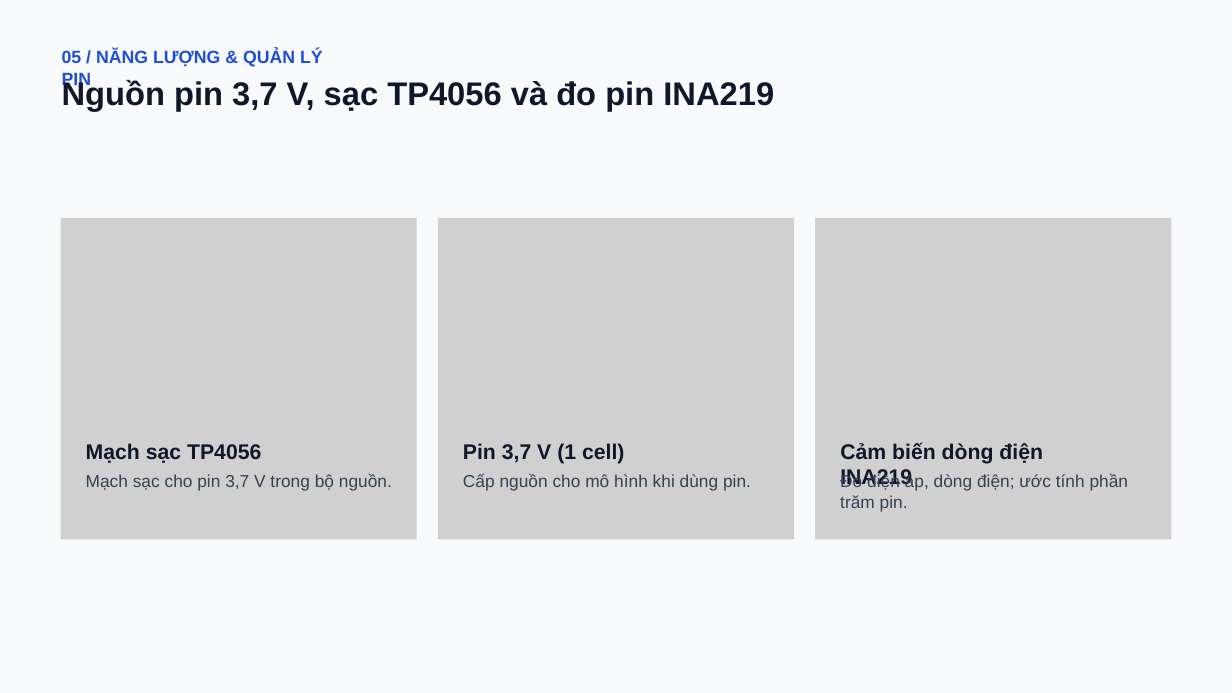
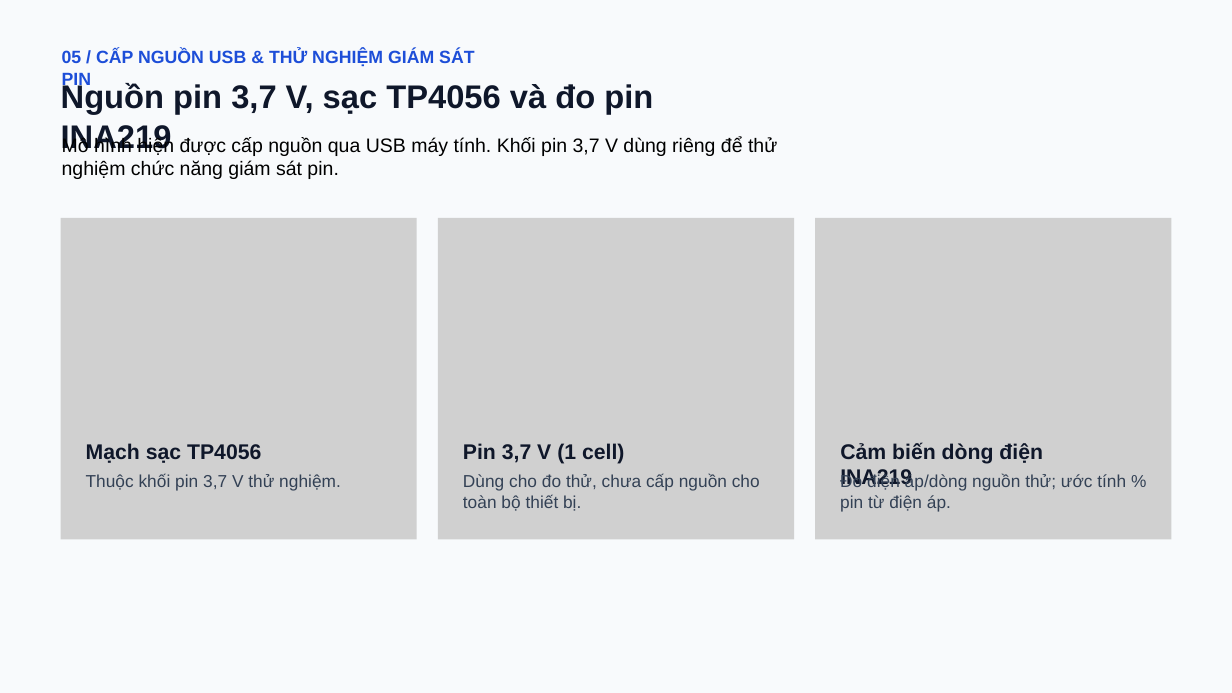
Before and after one commit to Ngocnguyen055/IoT, a slide deck: slide 7 of Slide/He-thong-SOS.pptx. Drawn at 1232x693 pixels with LibreOffice and Linux fonts; fonts in the diff are those of the drawing; grey boxes stand for pictures. Boxes give left, top, right and bottom in pixels: in the first picture for what was removed or moved away, otherwise in the second. Text is boxed around its words. In the diff, an @@ line names an element or a change of style, - is before the commit and + after.

```diff
--- a/Slide/He-thong-SOS.pptx
+++ b/Slide/He-thong-SOS.pptx
@@ text at box(62, 50, 474, 89): text changed @@
-05 / NĂNG LƯỢNG & QUẢN LÝ PIN
+05 / CẤP NGUỒN USB & THỬ NGHIỆM GIÁM SÁT PIN
@@ text "Nguồn pin 3,7 V, sạc ..." rewrapped from box(62, 79, 774, 111) to box(61, 82, 653, 114) @@
@@ text added at box(62, 137, 777, 179), 22.8 pt, text #000000 @@
+Mô hình hiện được cấp nguồn qua USB máy tính. Khối pin 3,7 V dùng riêng để thử nghiệm chức năng giám sát pin.
@@ text at box(86, 473, 341, 491): text changed @@
-Mạch sạc cho pin 3,7 V trong bộ nguồn.
+Thuộc khối pin 3,7 V thử nghiệm.
@@ text at box(463, 473, 760, 511): text changed @@
-Cấp nguồn cho mô hình khi dùng pin.
+Dùng cho đo thử, chưa cấp nguồn cho toàn bộ thiết bị.
@@ text at box(840, 473, 1126, 512): text changed @@
-Đo điện áp, dòng điện; ước tính phần trăm pin.
+Đo điện áp/dòng nguồn thử; ước tính % pin từ điện áp.
```
Also in this commit, not shown: 4 other slides changed.
